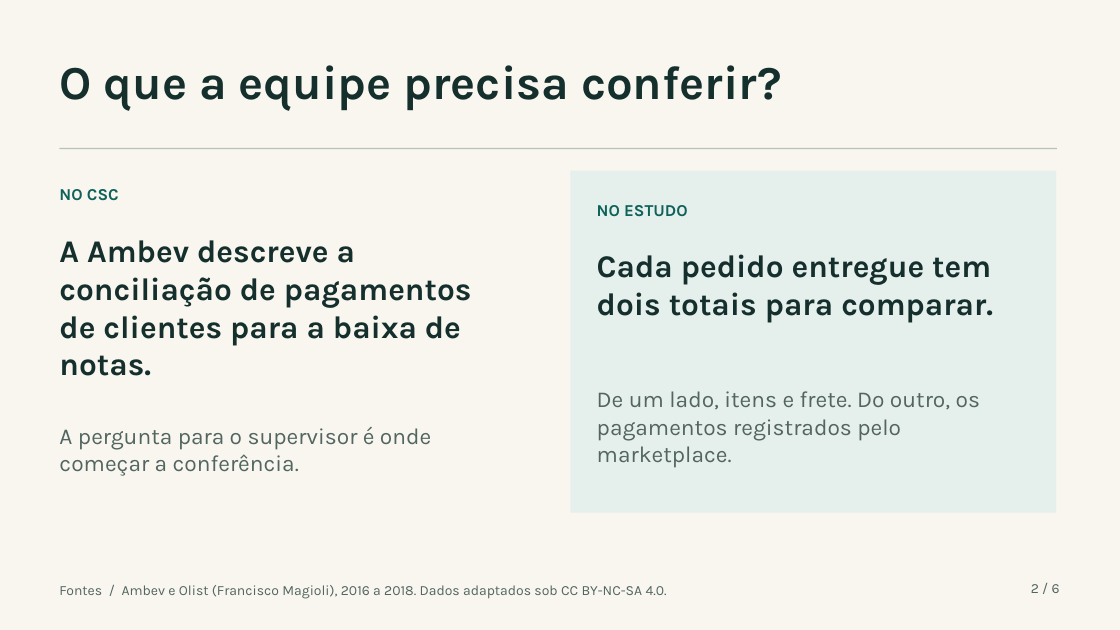
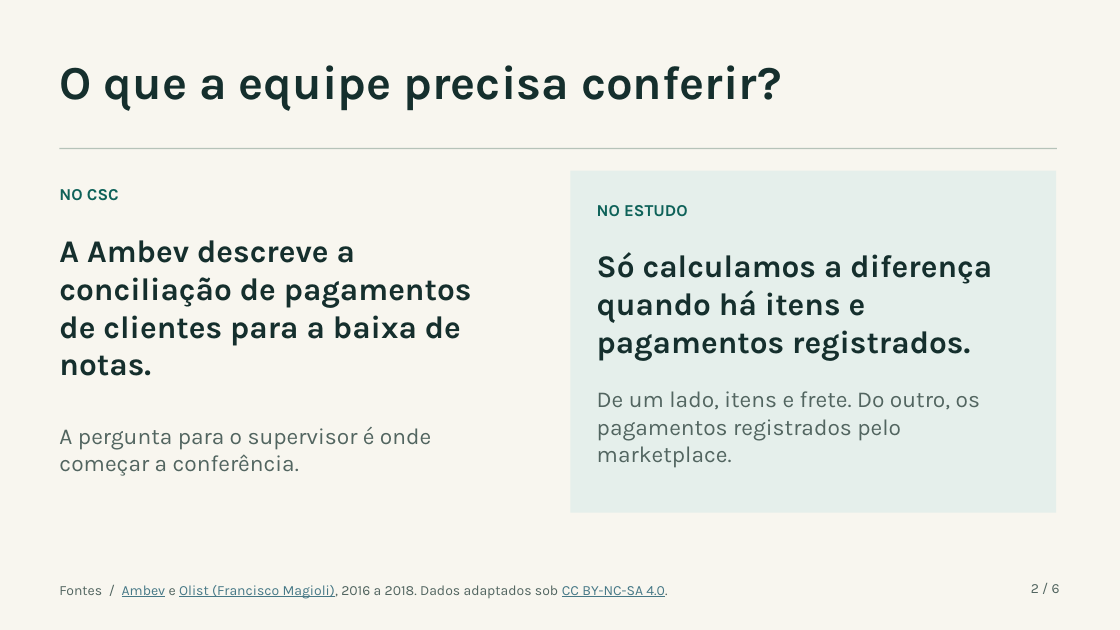
Before and after one commit to KP-atadsc/conferencia-de-recebiveis, a slide deck: slide 2 of 04_Apresentacao/PowerPoint/Conferencia_de_recebiveis.pptx. Drawn at 1120x630 pixels with LibreOffice and Linux fonts; fonts in the diff are those of the drawing. Boxes give left, top, right and bottom in pixels: in the first picture for what was removed or moved away, otherwise in the second. Text is boxed around its words. In the diff, an @@ line names an element or a change of style, - is before the commit and + after.

Commit message:
Corrige a conferência no Power BI, a atualização de dados e os materiais do portfólio

```diff
--- a/04_Apresentacao/PowerPoint/Conferencia_de_recebiveis.pptx
+++ b/04_Apresentacao/PowerPoint/Conferencia_de_recebiveis.pptx
@@ text at [597, 252, 992, 361]: text changed @@
-Cada pedido entregue tem dois totais para comparar.
+Só calculamos a diferença quando há itens e pagamentos registrados.
@@ text "Fontes / Ambev e Olist ..." at [59, 585, 667, 599]: text colour #526560 to #467886, underline on in "Ambev Olist (Francisco Magioli), CC BY-NC-SA 4.0." @@
```
Also in this commit, not shown: 1 other slide changed, 14 other files.
